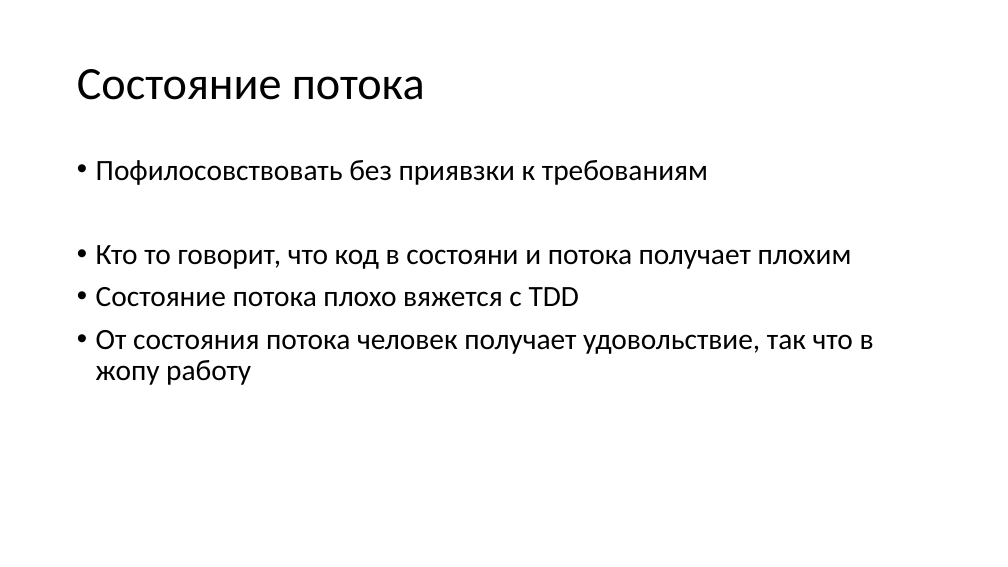
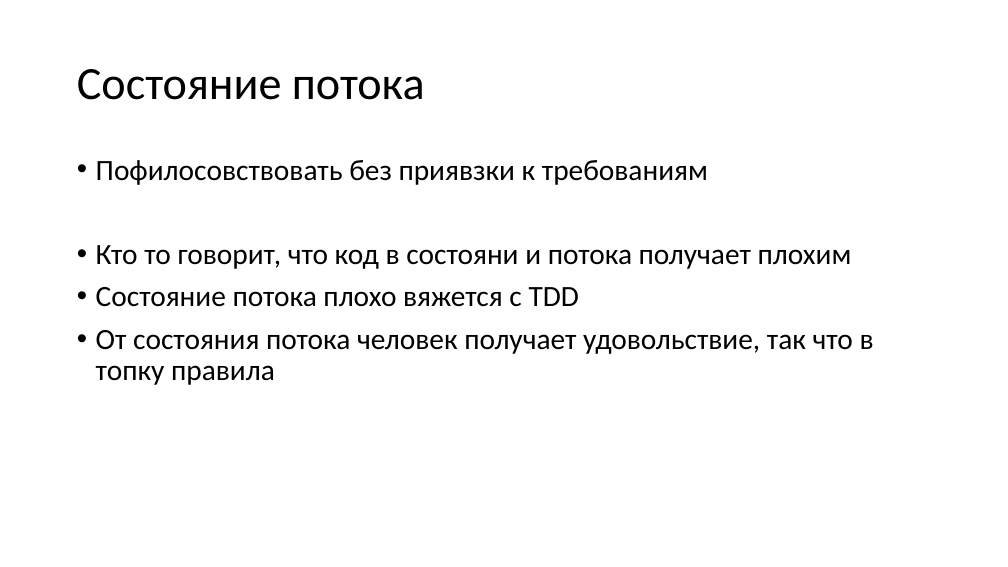
Before and after one commit to kugushev/presentations, a slide deck: slide 13 of Presentation.pptx. Drawn at 1008x567 pixels with LibreOffice and Linux fonts; fonts in the diff are those of the drawing. Boxes give left, top, right and bottom in pixels: in the first picture for what was removed or moved away, otherwise in the second. Text is boxed around its words. In the diff, an @@ line names an element or a change of style, - is before the commit and + after.

```diff
--- a/Presentation.pptx
+++ b/Presentation.pptx
@@ text at (x1=96, y1=330, x2=874, y2=385): text changed @@
-• От состояния потока человек получает удовольствие, так что в жопу работу
+• От состояния потока человек получает удовольствие, так что в топку правила
```
Also in this commit, not shown: 6 other slides changed, 1 other file.
